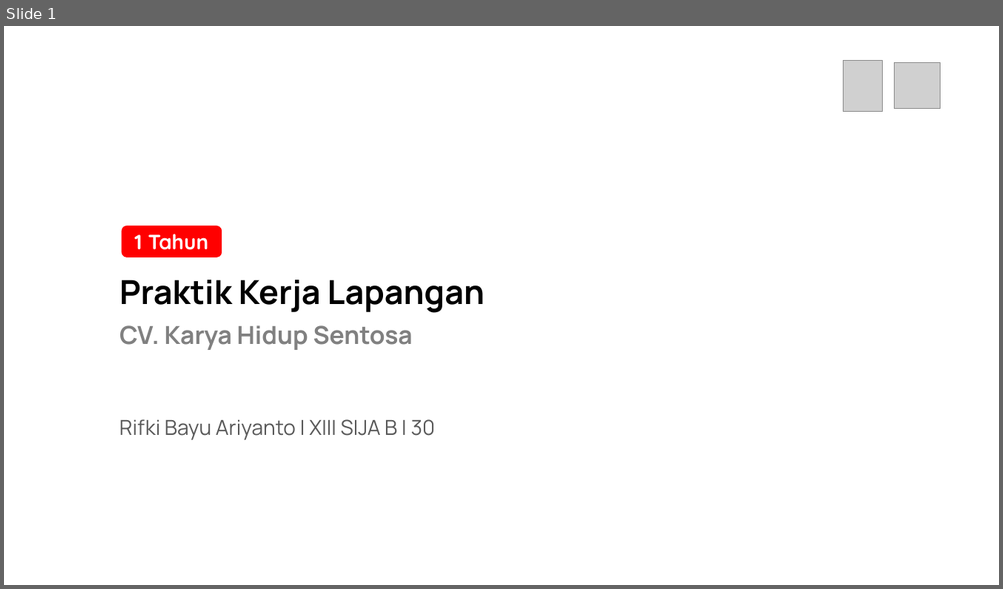
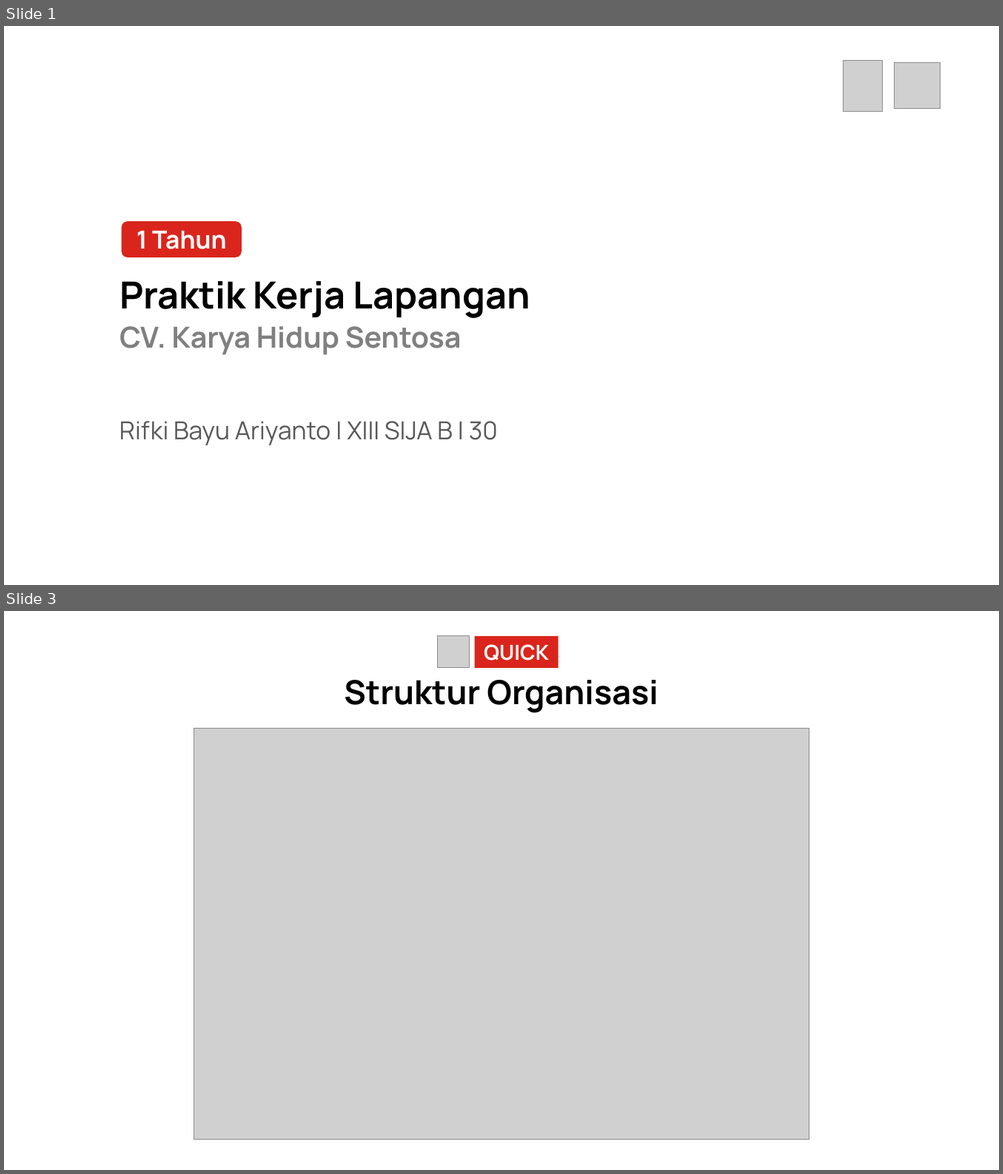
Before and after one commit to rifkibayuariyan/Laporan-PKL, a slide deck: PRESENTASI PKL.pptx. Shown one above the other, each under a label of ours: slide 1 before the commit, slides 1 and 3 after it; the slides between them are not shown. The pictures are 1003x589 and 1003x1174 pixels, drawn with LibreOffice and Linux fonts; fonts in the diff are those of the drawing; grey boxes stand for pictures. Boxes give left, top, right and bottom in pixels: in the first picture for what was removed or moved away, otherwise in the second. Text is boxed around its words. In the diff, an @@ line names an element or a change of style, - is before the commit and + after.

```diff
--- a/PRESENTASI PKL.pptx
+++ b/PRESENTASI PKL.pptx
@@ slide 3 added at (4,611,999,1170), background #FFFFFF @@
@@ picture added at (438,636,469,669) @@
@@ rounded rectangle added at (475,636,558,669), fill #DA251C, 20 pt, text #FFFFFF, bold @@
+QUICK
@@ text added at (344,680,657,713), 32 pt, text #000000, bold @@
+Struktur Organisasi
@@ picture added at (193,728,809,1139) @@
@@ slide 1 changed as well @@
@@ rounded rectangle "1 Tahun": place and size @@
-rounded rectangle "1 Tahun" at (121,226,221,258)
+rounded rectangle "1 Tahun" at (121,221,242,258)
@@ rounded rectangle "1 Tahun" at (121,221,242,258): size 20 to 24 pt, font Quicksand to Manrope; fill #FF0000 to #DA251C @@
@@ text "Praktik Kerja Lapangan" at (119,281,530,318): size 32 to 36 pt @@
@@ text "CV. Karya Hidup Sentosa" at (119,326,461,355): size 24 to 28 pt @@
@@ text "Rifki Bayu Ariyanto | XIII ..." at (119,421,498,446): size 20 to 24 pt @@
```
Also in this commit, not shown: 1 other slide added.
